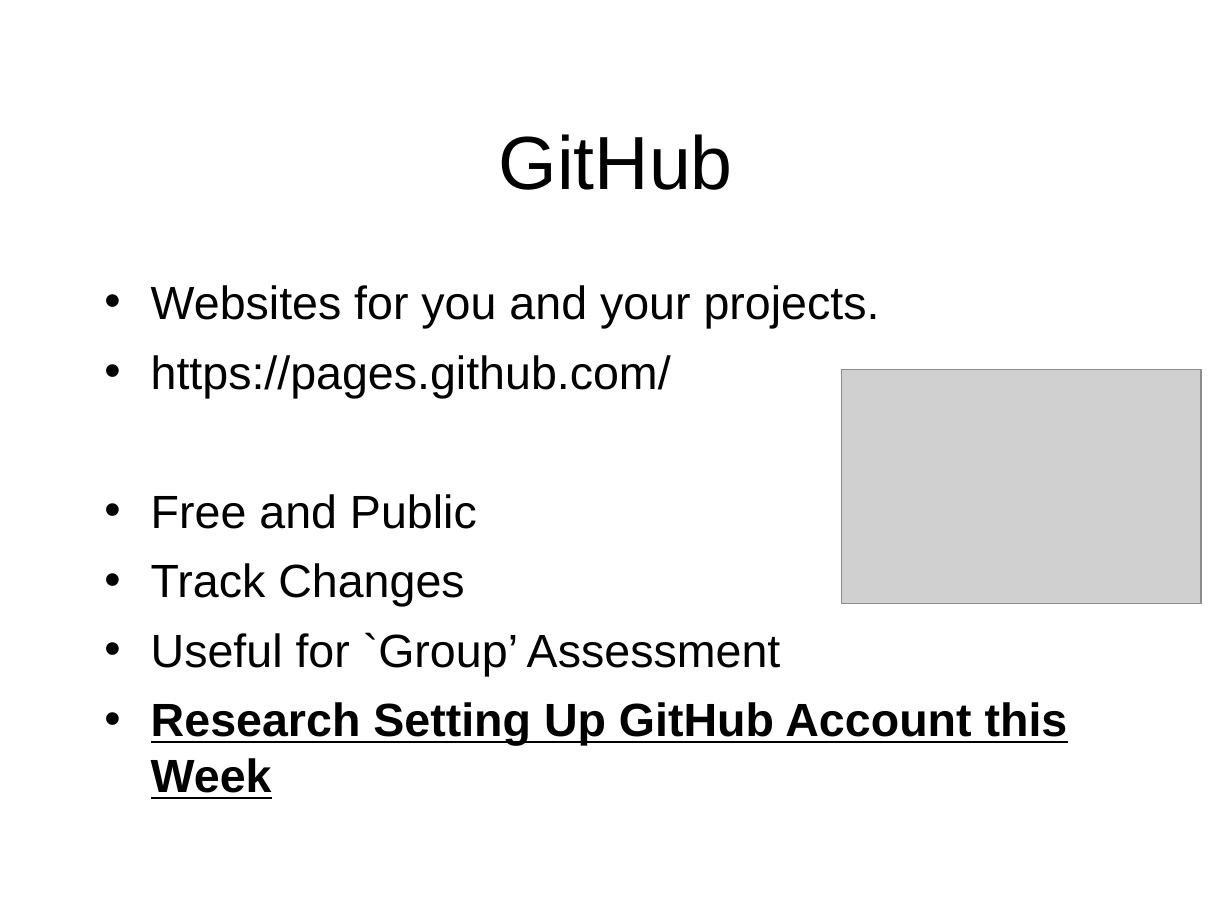
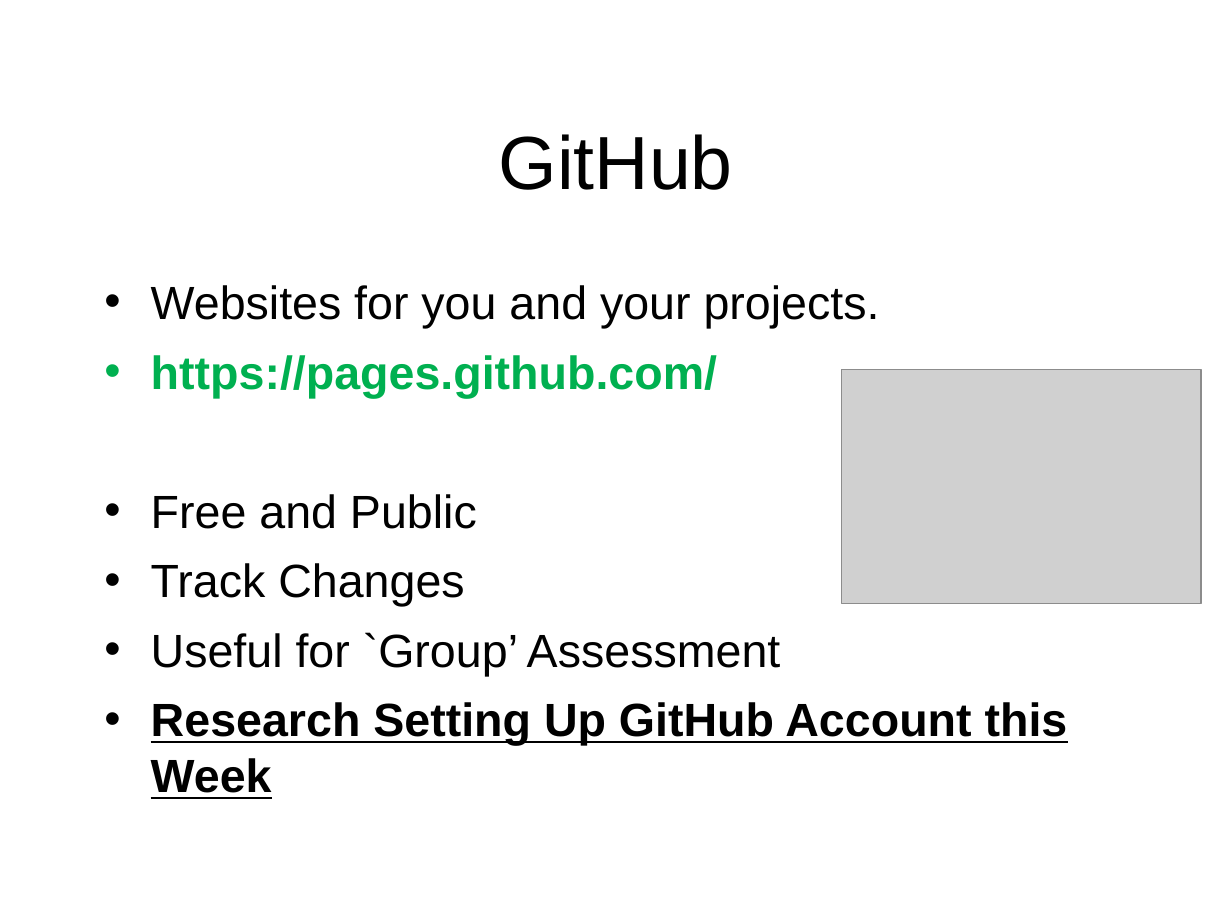
Before and after one commit to octaviordz/zjnu2017.github.io, a slide deck: slide 29 of WAD/lectures/010--Introduction.ppt. Drawn at 1232x924 pixels with LibreOffice and Linux fonts; fonts in the diff are those of the drawing; grey boxes stand for pictures. Boxes give left, top, right and bottom in pixels: in the first picture for what was removed or moved away, otherwise in the second. Text is boxed around its words. In the diff, an @@ line names an element or a change of style, - is before the commit and + after.

```diff
--- a/WAD/lectures/010--Introduction.ppt
+++ b/WAD/lectures/010--Introduction.ppt
@@ text at box(151, 355, 717, 398): text colour #000000 to #00B050, bold on in "https://pages.github.com/"; bullet colour #000000 to #00B050 @@
```
Also in this commit, not shown: 1 other slide changed, 1 other file.
